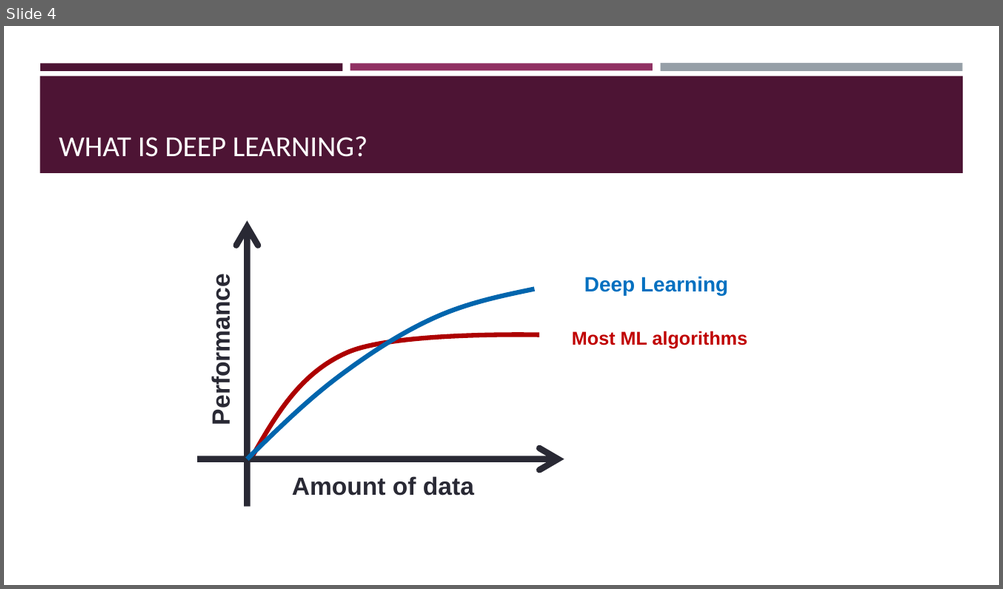
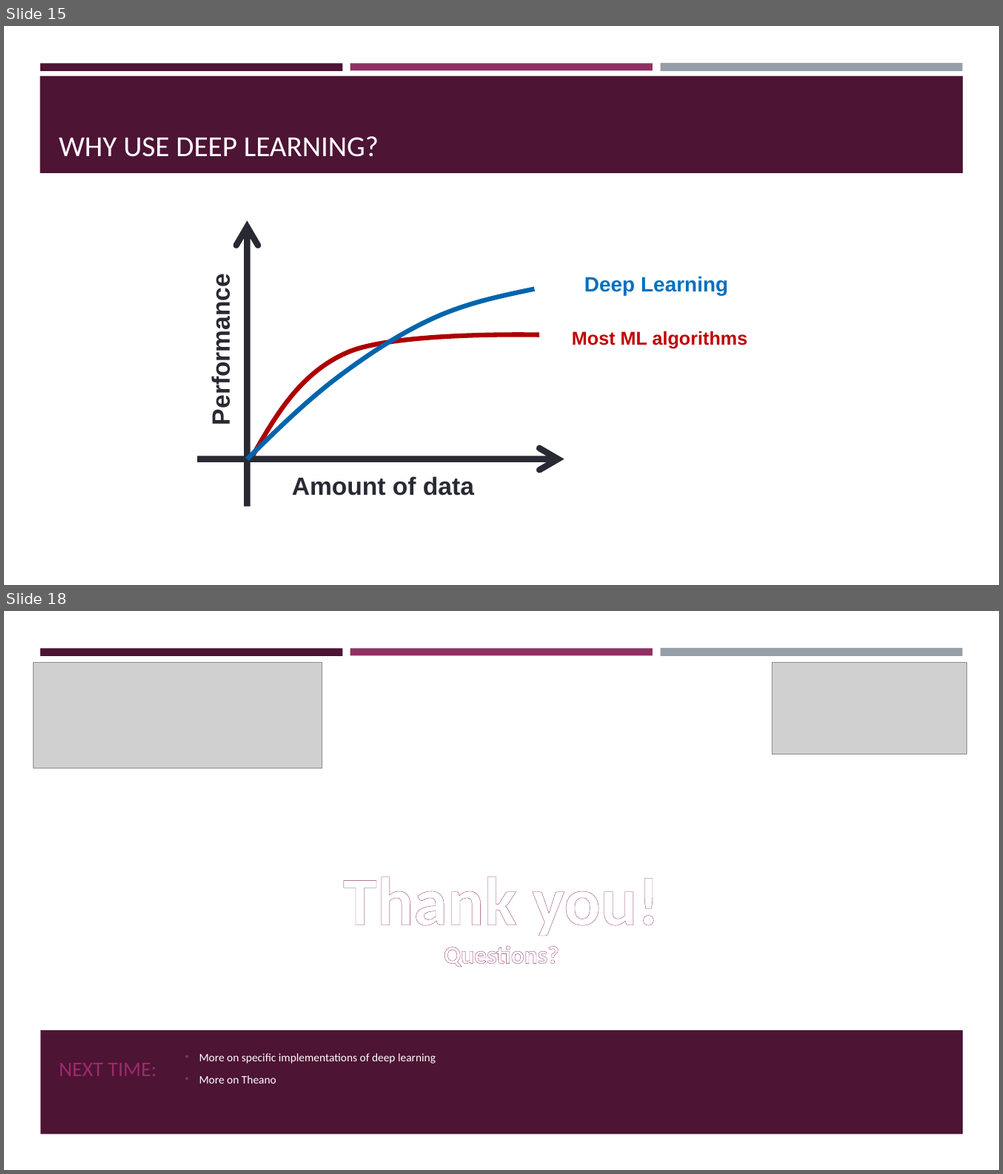
Before and after one commit to akashlevy/Deep-Learn-Oil, a slide deck: presentations/TRiCAM QRI Introductory Presentation.pptx. Shown one above the other, each under a label of ours: slide 4 before the commit, slides 15 and 18 after it; the slides between them are not shown. The pictures are 1003x589 and 1003x1174 pixels, drawn with LibreOffice and Linux fonts; fonts in the diff are those of the drawing; grey boxes stand for pictures. Boxes give left, top, right and bottom in pixels: in the first picture for what was removed or moved away, otherwise in the second. Text is boxed around its words. In the diff, an @@ line names an element or a change of style, - is before the commit and + after.

```diff
--- a/presentations/TRiCAM QRI Introductory Presentation.pptx
+++ b/presentations/TRiCAM QRI Introductory Presentation.pptx
@@ slide 18 added at [4, 611, 999, 1170], background #FFFFFF; not listed: 3 template elements that a slide beside it also shows @@
@@ picture added at [33, 663, 321, 768] @@
@@ picture added at [772, 663, 967, 755] @@
@@ text added at [343, 877, 660, 967], 24 pt, text #FFFFFF, bold @@
+Thank you!
+Questions?
@@ rectangle added at [40, 1031, 963, 1134], fill #4D1434 @@
@@ text added at [199, 1054, 435, 1084], 11 pt, text #FFFFFF @@
+• More on specific implementations of deep learning
+• More on Theano
@@ title added at [59, 1063, 156, 1076], 20 pt, text #9F296B @@
+NEXT TIME:
@@ what was slide 4 is now slide 15 @@
@@ slide 15 changed as well @@
@@ title at [59, 136, 378, 157]: text changed @@
-WHAT IS DEEP LEARNING?
+WHY USE DEEP LEARNING?
```
Also in this commit, not shown: 5 other slides changed, 11 other slides added, 1 slide removed.
